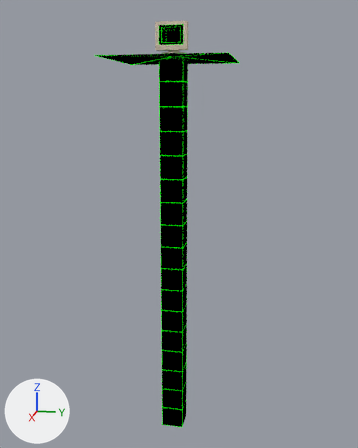
An edit to the Blender file Assets/World/Level3/Prefabs/Monitor/moniter.blend, drawn before and after from the same camera.
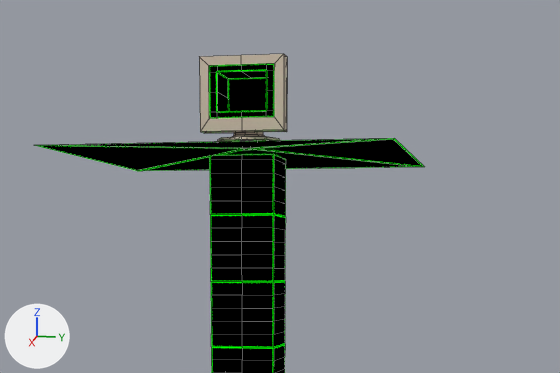
Each version appears first whole from a 50 mm camera at (41.9, 8.8, -3.8) aimed at (-1.0, 0.3, -14.5), and next in a close-up on the part from 22% to 81% of the width and 0% to 32% of the height. The axes (+X, +Y, +Z) are drawn at lower left. The lights are the same throughout. The close-ups show mesh edges as thin lines.

Objects in the first close-up: 'Monitor', 'Monitor_Screen', 'Monitor_Screen.001', 'Monitor_Screen.002'.
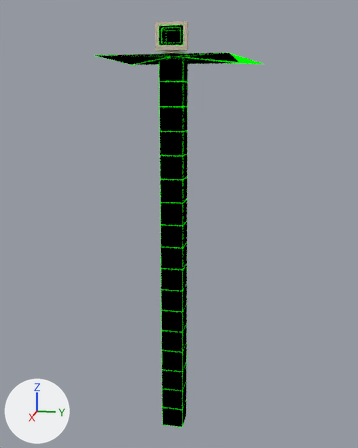
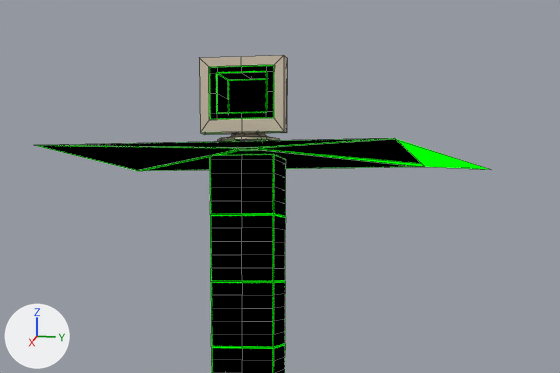
Boxes [x1, y1, x2, y2] around the edits, measured in the close-ups (560 x 373 px; the box of a moved part takes in the faces that stretch with it):
'Monitor_Screen.002', reshaped (17% wider): before [35, 138, 424, 171]; after [35, 138, 491, 171]
'Monitor', reshaped: before [199, 54, 287, 142]; after [199, 55, 287, 142]
'Monitor_Screen', reshaped: before [209, 64, 274, 150]; after [209, 65, 274, 150]
part 1 of me_cube, moved or reshaped: before [199, 54, 287, 141]; after [199, 55, 287, 141]
part 3 of me_cube_003, moved or reshaped: before [61, 138, 424, 171]; after [61, 138, 491, 171]

The edits, one by one:
me_cube is used by ob_monitor; location (0.0, 0.0, 0.0).
me_cube had 100 vertices, 80 faces and spanned x -1.12..1.0, y -1.29..1.29, z 0.0..2.37.
me_cube now has 100 vertices, 80 faces and spans x -1.12..1.0, y -1.29..1.29, z 0.0..2.34.
me_cube part 1: 84 of 100 vertices moved; they spanned x -1.12..1.0, y -1.29..1.29, z 0.12..2.37 and now span x -1.12..1.0, y -1.29..1.29, z 0.12..2.34; mean shift (0.0, 0.0, -0.03); largest move (0.0, -0.29, 0.52) -> (0.0, -0.46, 0.48).
me_cube_002 is used by ob_monitor_screen; location (0.0, 0.0, 0.0).
me_cube_002 had 50 vertices, 37 faces and spanned x -0.5..1.0, y -1.0..1.0, z -0.2..2.11.
me_cube_002 now has 50 vertices, 37 faces and spans x -0.5..1.0, y -1.0..1.0, z -0.2..2.08.
me_cube_002 part 2: 50 of 50 vertices moved; they spanned x -0.5..1.0, y -1.0..1.0, z -0.2..2.11 and now span x -0.5..1.0, y -1.0..1.0, z -0.2..2.08; mean shift (0.0, 0.0, -0.03); largest move (0.27, -0.25, -0.2) -> (0.46, -0.42, -0.2).
me_cube_003 has 28 vertices, 22 faces and spans x -4.94..5.2, y -5.06..5.06, z -0.45..-0.2.
me_cube_003 is used by ob_monitor_screen_002; location (0.0, 0.0, 0.0).
me_cube_003 part 3: all 17 vertices in x -4.71..0.35, y -0.32..4.99, z -0.44..-0.2 are scaled about the mesh origin by (1.45, 1.45, 1).
